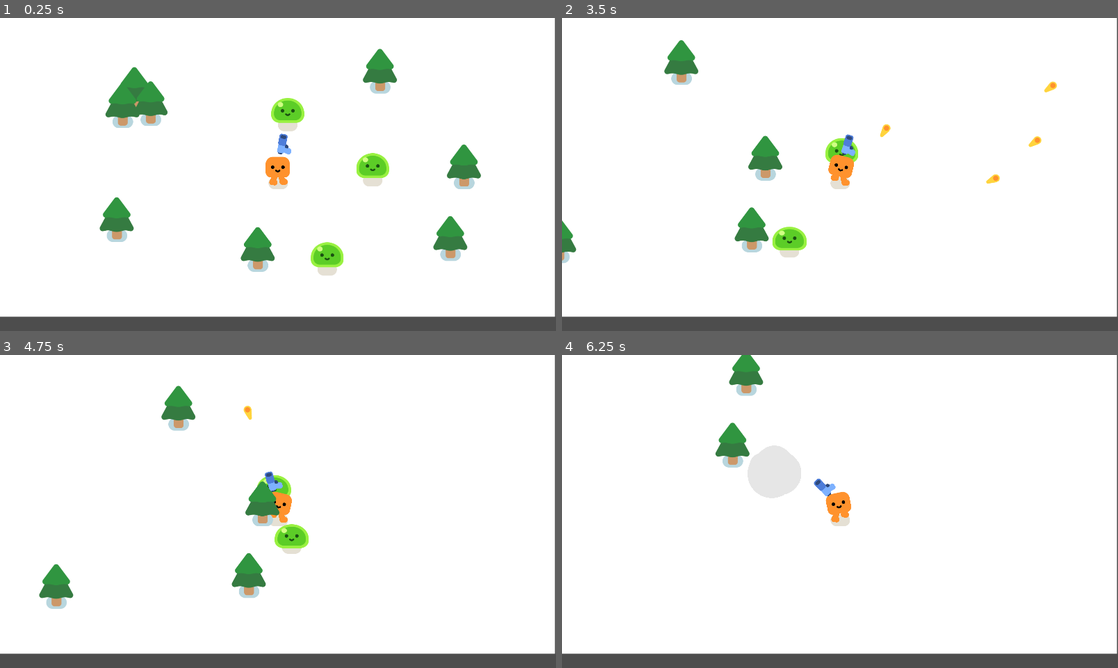
Above: before the commit, frames 1-4 (two rows, left to right).
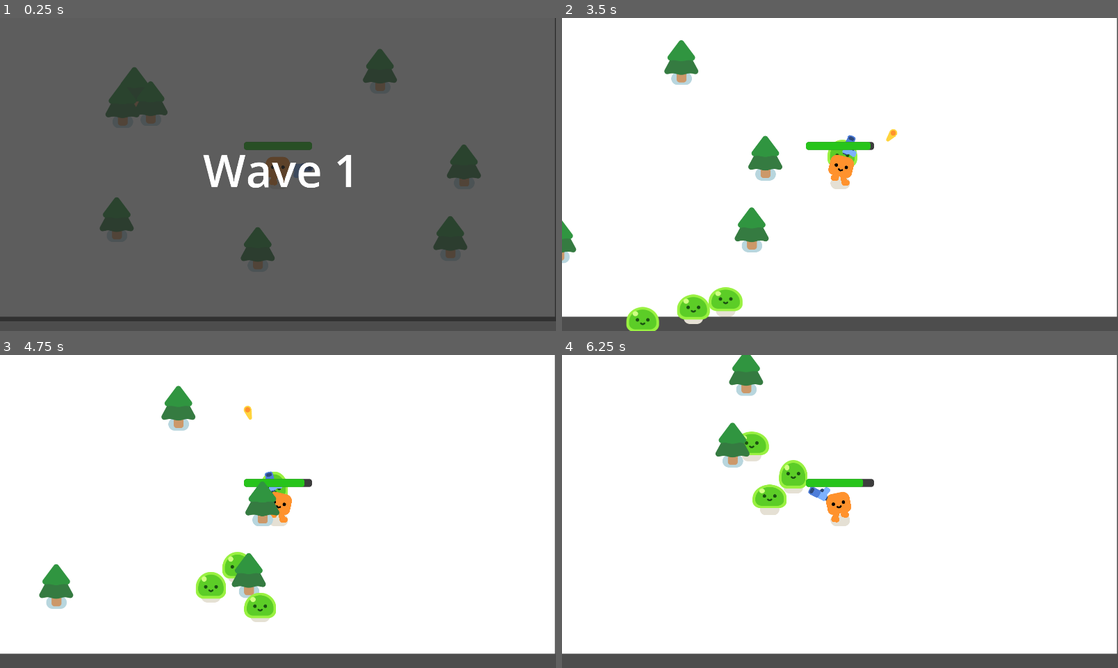
Above: after the commit, the same moments.

Repository: kaitlinheusner/cse_290
Game: Godot game, scene res://survivors_game.tscn
Two runs of this game, one before a commit and one after it. Both use one fixed random seed, a clock stepped at 60 frames per second and the inputs below.
Inputs:
- Up to frame 1 (0.25 s): no input
- Up to frame 2 (3.5 s): hold D (move_right) 0.53-1.28 s; hold S (move_down) 1.28-2.03 s; hold D (move_right) 2.03-2.78 s; hold W (move_up) from 2.78 s (still down)
- Up to frame 3 (4.75 s): release W (move_up) at 3.53 s; hold A (move_left) from 3.53 s (still down)
- Up to frame 4 (6.25 s): release A (move_left) at 5.03 s; hold S (move_down) 5.03-5.78 s; hold D (move_right) from 5.78 s (still down)

The runs differ from the first frame. In frame 1, 96% of the frame differs, in the area x 0-100%, y 0-97%; in frame 2, 2.4%; in frame 3, 1.9%; in frame 4, 2.3%.

Commit message:
Update to 2D game

Diff:
--- a/2d-project-start/characters/slime/slime.gd
+++ b/2d-project-start/characters/slime/slime.gd
@@ -1,5 +1,4 @@
 extends Node2D
-
 
 func play_walk():
 	%AnimationPlayer.play("walk")
--- a/2d-project-start/one_player.gd
+++ b/2d-project-start/one_player.gd
@@ -1,4 +1,7 @@
 extends CharacterBody2D
+
+signal health_depleted
+var health = 100.0
 
 func _physics_process(delta):
 	var direction = Input.get_vector("move_left", "move_right", "move_up", "move_down")
@@ -9,3 +12,13 @@
 		%HappyBoo.play_walk_animation()
 	else:
 		%HappyBoo.play_idle_animation()
+
+	const DAMAGE_RATE = 5.0
+	var overlapping_mobs = %HurtBox.get_overlapping_bodies()
+
+	if overlapping_mobs.size () > 0:
+		health -= DAMAGE_RATE * overlapping_mobs.size() * delta
+		%ProgressBar.value = health
+
+		if health <= 0.0:
+			health_depleted.emit()
--- a/2d-project-start/one_player.tscn
+++ b/2d-project-start/one_player.tscn
@@ -6,6 +6,23 @@
 
 [sub_resource type="CircleShape2D" id="CircleShape2D_x3vsr"]
 radius = 34.9857
+
+[sub_resource type="CircleShape2D" id="CircleShape2D_t8w3u"]
+radius = 48.0416
+
+[sub_resource type="StyleBoxFlat" id="StyleBoxFlat_s8eyf"]
+bg_color = Color(0.241156, 0.241156, 0.241156, 1)
+corner_radius_top_left = 8
+corner_radius_top_right = 8
+corner_radius_bottom_right = 8
+corner_radius_bottom_left = 8
+
+[sub_resource type="StyleBoxFlat" id="StyleBoxFlat_vgp7j"]
+bg_color = Color(0.151947, 0.77, 0.1078, 1)
+corner_radius_top_left = 8
+corner_radius_top_right = 8
+corner_radius_bottom_right = 8
+corner_radius_bottom_left = 8
 
 [node name="Player" type="CharacterBody2D"]
 script = ExtResource("1_g7jab")
@@ -22,3 +39,24 @@
 
 [node name="Gun" parent="." instance=ExtResource("3_iqklc")]
 position = Vector2(0, -22)
+
+[node name="HurtBox" type="Area2D" parent="."]
+unique_name_in_owner = true
+collision_layer = 0
+collision_mask = 2
+
+[node name="CollisionShape2D" type="CollisionShape2D" parent="HurtBox"]
+position = Vector2(4, 24)
+shape = SubResource("CircleShape2D_t8w3u")
+debug_color = Color(0.934177, 0.196034, 0.425255, 0.42)
+
+[node name="ProgressBar" type="ProgressBar" parent="."]
+unique_name_in_owner = true
+offset_left = -117.0
+offset_top = -112.0
+offset_right = 117.0
+offset_bottom = -85.0
+theme_override_styles/background = SubResource("StyleBoxFlat_s8eyf")
+theme_override_styles/fill = SubResource("StyleBoxFlat_vgp7j")
+value = 100.0
+show_percentage = false
--- /dev/null
+++ b/2d-project-start/survivors_game.gd
@@ -0,0 +1,60 @@
+extends Node2D
+
+var wave = 1
+const total_waves = 3
+var mobs_to_spawn = 0
+var active_mobs = 0
+@onready var wave_label = %wave_label
+@onready var wave_node = %Wave
+
+func _ready():
+	start_wave()
+
+func start_wave ():
+	if wave > total_waves:
+		end_game()
+		return
+
+	wave_label.text = "Wave " + str(wave)
+	wave_label.show()
+	wave_node.show()
+
+	await get_tree().create_timer(1.5).timeout
+
+	wave_label.hide()
+	wave_node.hide()
+
+	mobs_to_spawn = wave * 5
+	active_mobs = mobs_to_spawn
+	spawn_mobs()
+
+func spawn_mobs():
+	for i in range(mobs_to_spawn):
+		spawn_mob()
+		await get_tree().process_frame
+
+func spawn_mob():
+	var new_mob = preload("res://mob.tscn").instantiate()
+	new_mob.tree_exited.connect(_on_mob_destroyed)
+	%PathFollow2D.progress_ratio = randf()
+	new_mob.global_position = %PathFollow2D.global_position
+	add_child(new_mob)
+
+func _on_mob_destroyed():
+	active_mobs -= 1
+	if active_mobs <=0:
+		if wave <= total_waves:
+			wave += 1
+			start_wave()
+		else:
+			end_game()
+
+func _on_player_health_depleted():
+	%GameOver.visible = true
+	get_tree().paused = true
+#
+func end_game():
+	wave_label.text = "You Win!"
+	wave_label.show()
+	wave_node.show()
+	get_tree().paused = true
--- a/2d-project-start/survivors_game.tscn
+++ b/2d-project-start/survivors_game.tscn
@@ -1,11 +1,18 @@
-[gd_scene load_steps=4 format=3 uid="uid://83gnenydlxgi"]
+[gd_scene load_steps=5 format=3 uid="uid://83gnenydlxgi"]
 
 [ext_resource type="PackedScene" uid="uid://b88b6vvmg220" path="res://one_player.tscn" id="1_eoxv6"]
+[ext_resource type="Script" path="res://survivors_game.gd" id="1_fl125"]
 [ext_resource type="PackedScene" uid="uid://swl4wuphrog" path="res://pine_tree.tscn" id="2_7rjng"]
-[ext_resource type="PackedScene" uid="uid://bmvksc1hdol1w" path="res://mob.tscn" id="2_ck0b5"]
+
+[sub_resource type="Curve2D" id="Curve2D_nrorf"]
+_data = {
+"points": PackedVector2Array(0, 0, 0, 0, -311, -153, 0, 0, 0, 0, 2123, -139, 0, 0, 0, 0, 2126, 1244, 0, 0, 0, 0, -329, 1251, 0, 0, 0, 0, -333, 1105, 0, 0, 0, 0, -333, -146)
+}
+point_count = 6
 
 [node name="Game" type="Node2D"]
 y_sort_enabled = true
+script = ExtResource("1_fl125")
 
 [node name="CanvasLayer" type="CanvasLayer" parent="."]
 layer = -30
@@ -17,11 +24,15 @@
 [node name="Player" parent="." instance=ExtResource("1_eoxv6")]
 position = Vector2(867, 480)
 
-[node name="Mob" parent="." instance=ExtResource("2_ck0b5")]
-position = Vector2(485, 459)
+[node name="Path2D" type="Path2D" parent="."]
+position = Vector2(-2.43756, 12.4744)
+scale = Vector2(0.99268, 0.990029)
+curve = SubResource("Curve2D_nrorf")
 
-[node name="Mob2" parent="." instance=ExtResource("2_ck0b5")]
-position = Vector2(485, 459)
+[node name="PathFollow2D" type="PathFollow2D" parent="Path2D"]
+unique_name_in_owner = true
+position = Vector2(-311, -153)
+rotation = 0.00575179
 
 [node name="PineTree" parent="." instance=ExtResource("2_7rjng")]
 position = Vector2(371, 244)
@@ -47,11 +58,56 @@
 [node name="PineTree8" parent="." instance=ExtResource("2_7rjng")]
 position = Vector2(1462, 758)
 
-[node name="Mob3" parent="." instance=ExtResource("2_ck0b5")]
-position = Vector2(916, 210)
+[node name="GameOver" type="CanvasLayer" parent="."]
+unique_name_in_owner = true
+visible = false
 
-[node name="Mob4" parent="." instance=ExtResource("2_ck0b5")]
-position = Vector2(1271, 473)
+[node name="ColorRect" type="ColorRect" parent="GameOver"]
+anchors_preset = 15
+anchor_right = 1.0
+anchor_bottom = 1.0
+grow_horizontal = 2
+grow_vertical = 2
+color = Color(0, 0, 0, 0.745098)
 
-[node name="Mob5" parent="." instance=ExtResource("2_ck0b5")]
-position = Vector2(1076, 847)
+[node name="Label" type="Label" parent="GameOver/ColorRect"]
+layout_mode = 1
+anchors_preset = 8
+anchor_left = 0.5
+anchor_top = 0.5
+anchor_right = 0.5
+anchor_bottom = 0.5
+offset_left = -43.5
+offset_top = -11.5
+offset_right = 43.5
+offset_bottom = 11.5
+grow_horizontal = 2
+grow_vertical = 2
+theme_override_font_sizes/font_size = 156
+text = "Game Over"
+
+[node name="Wave" type="CanvasLayer" parent="."]
+unique_name_in_owner = true
+
+[node name="ColorRect" type="ColorRect" parent="Wave"]
+offset_right = 1943.0
+offset_bottom = 1046.0
+color = Color(0.16, 0.16, 0.16, 0.756863)
+
+[node name="wave_label" type="Label" parent="Wave/ColorRect"]
+unique_name_in_owner = true
+layout_mode = 1
+anchors_preset = 8
+anchor_left = 0.5
+anchor_top = 0.5
+anchor_right = 0.5
+anchor_bottom = 0.5
+offset_left = -20.0
+offset_top = -11.5
+offset_right = 20.0
+offset_bottom = 11.5
+grow_horizontal = 2
+grow_vertical = 2
+theme_override_font_sizes/font_size = 156
+
+[connection signal="health_depleted" from="Player" to="." method="_on_player_health_depleted"]
Not shown: 1 places in 2d-project-start/one_player.tscn that only renumber resources
